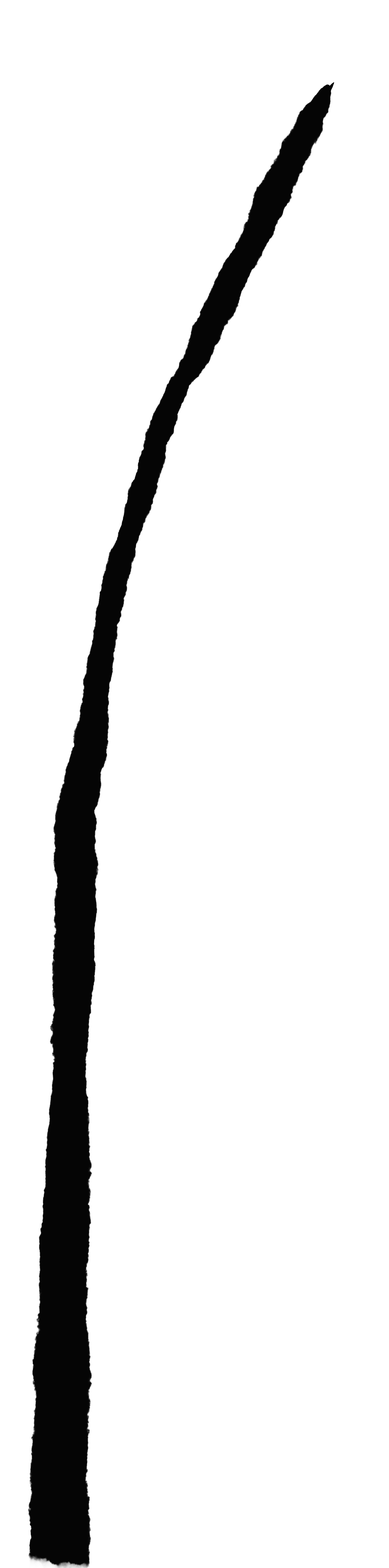
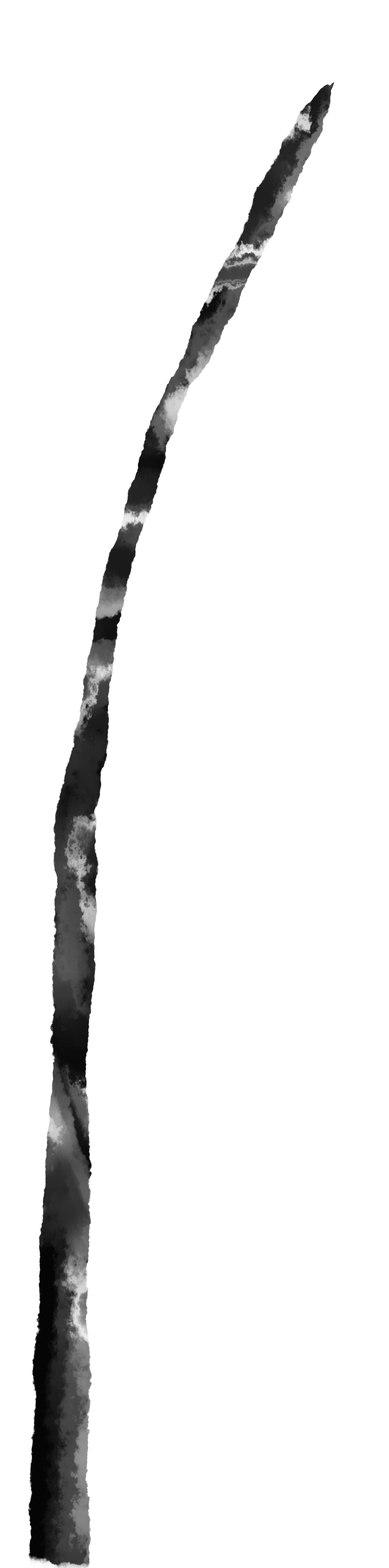
Two versions of the same layered image (389 × 1568). Layer-by-layer changes:
painted on "レイヤー7" over [38, 82, 334, 1568]
